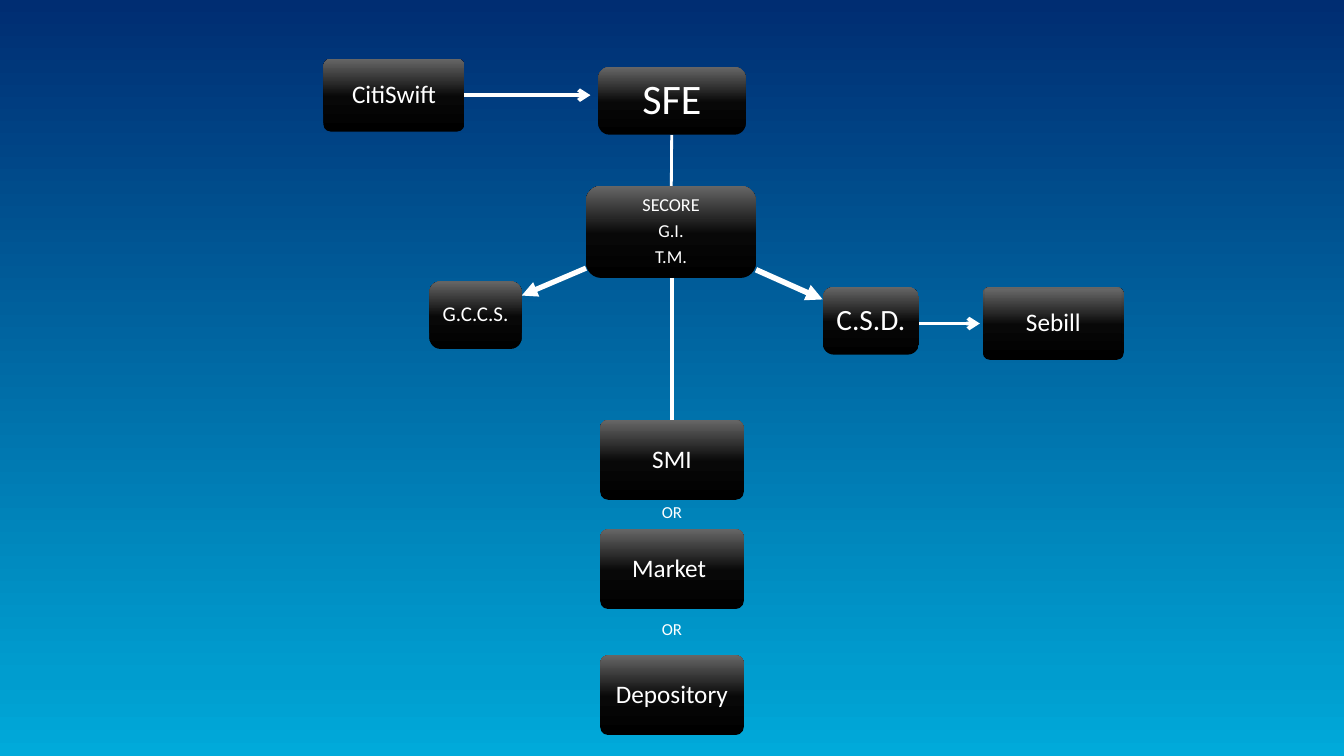
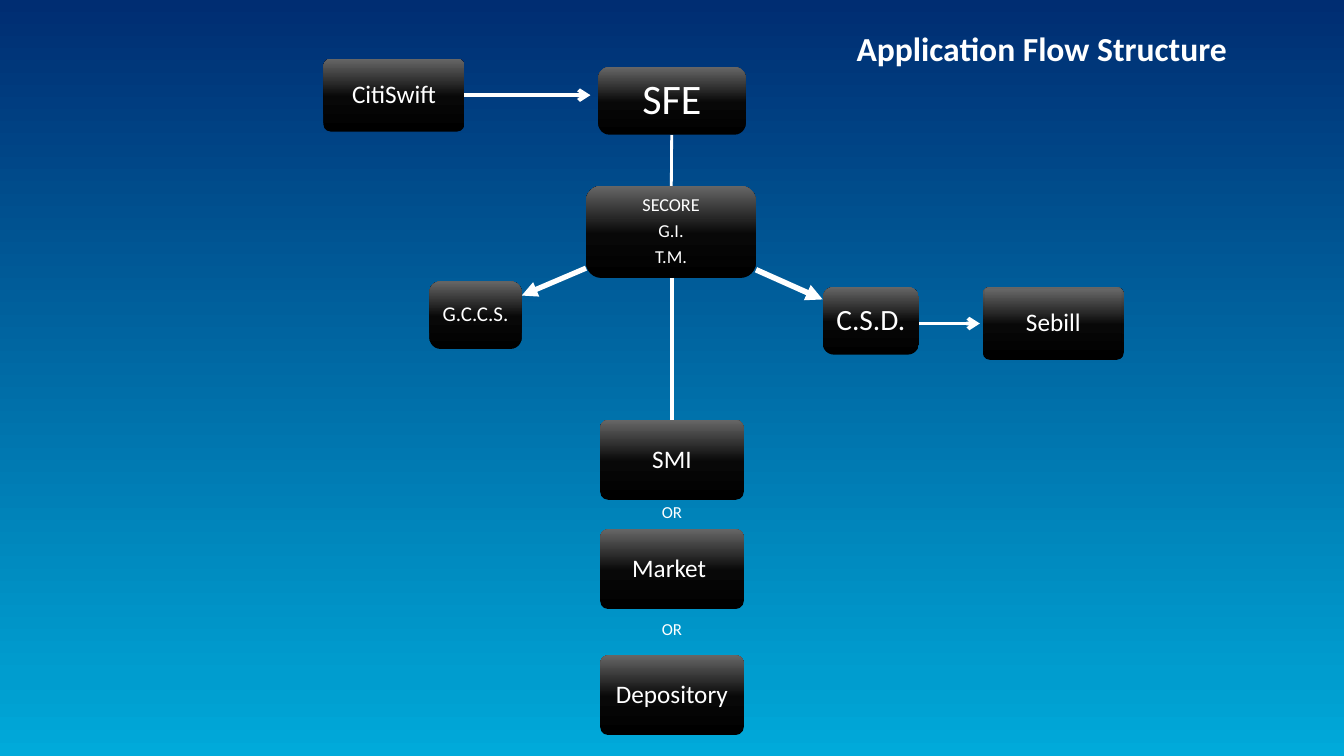
Before and after one commit to AsamiT/selflearn, a slide deck: slide 6 of InternProject.pptx. Drawn at 1344x756 pixels with LibreOffice and Linux fonts; fonts in the diff are those of the drawing. Boxes give left, top, right and bottom in pixels: in the first picture for what was removed or moved away, otherwise in the second. Text is boxed around its words. In the diff, an @@ line names an element or a change of style, - is before the commit and + after.

```diff
--- a/InternProject.pptx
+++ b/InternProject.pptx
@@ text added at (857,37,1227,67), 24 pt, text #FFFFFF, bold @@
+Application Flow Structure
```
Also in this commit, not shown: 4 other slides changed, 1 slide added.
